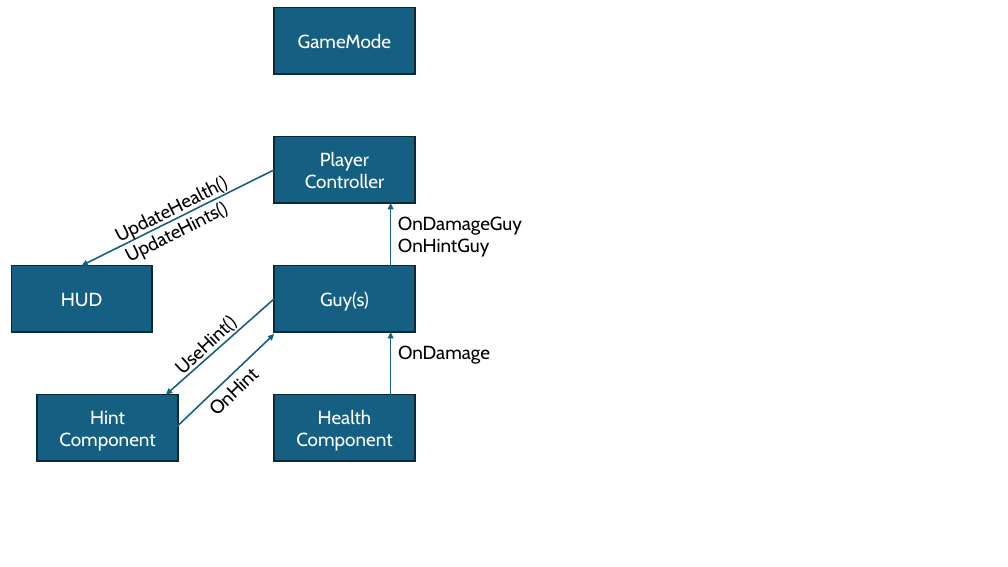
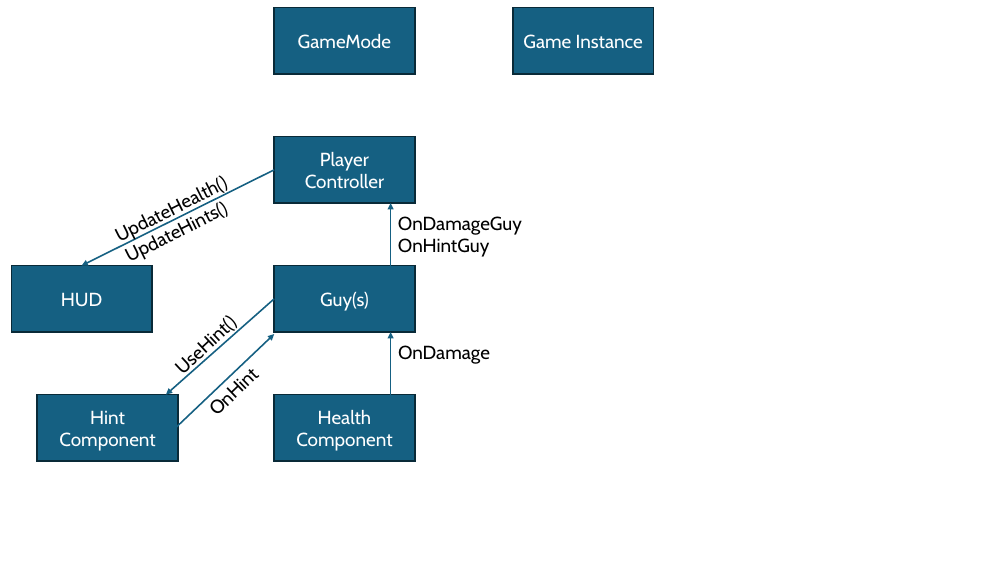
Before and after one commit to JamesNeville1/C4E-James-Neville, a slide deck: slide 1 of Presentation1.pptx. Drawn at 1008x567 pixels with LibreOffice and Linux fonts; fonts in the diff are those of the drawing. Boxes give left, top, right and bottom in pixels: in the first picture for what was removed or moved away, otherwise in the second. Text is boxed around its words. In the diff, an @@ line names an element or a change of style, - is before the commit and + after.

```diff
--- a/Presentation1.pptx
+++ b/Presentation1.pptx
@@ rectangle added at [513, 8, 653, 74], fill #156082, outline #092A39 1.5 pt, 18 pt, text #FFFFFF @@
+Game Instance
```
Also in this commit, not shown: 19 other files.
